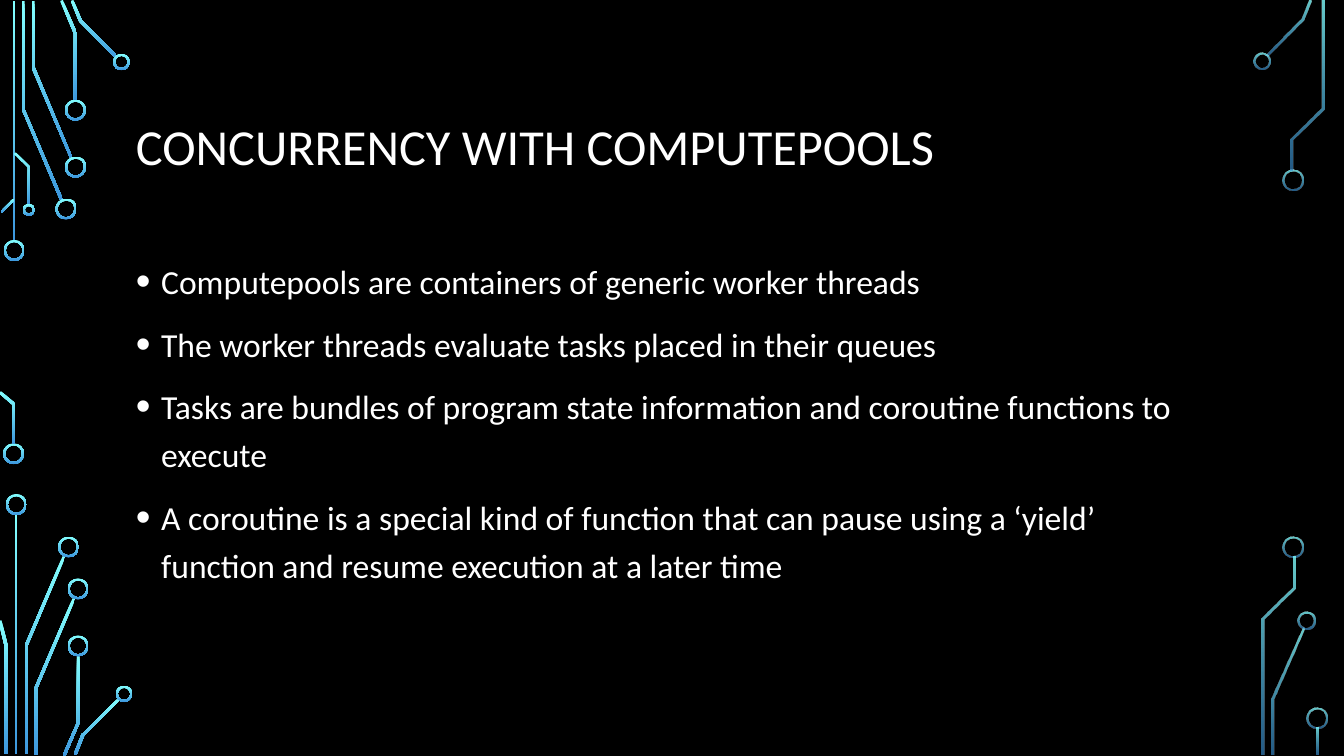
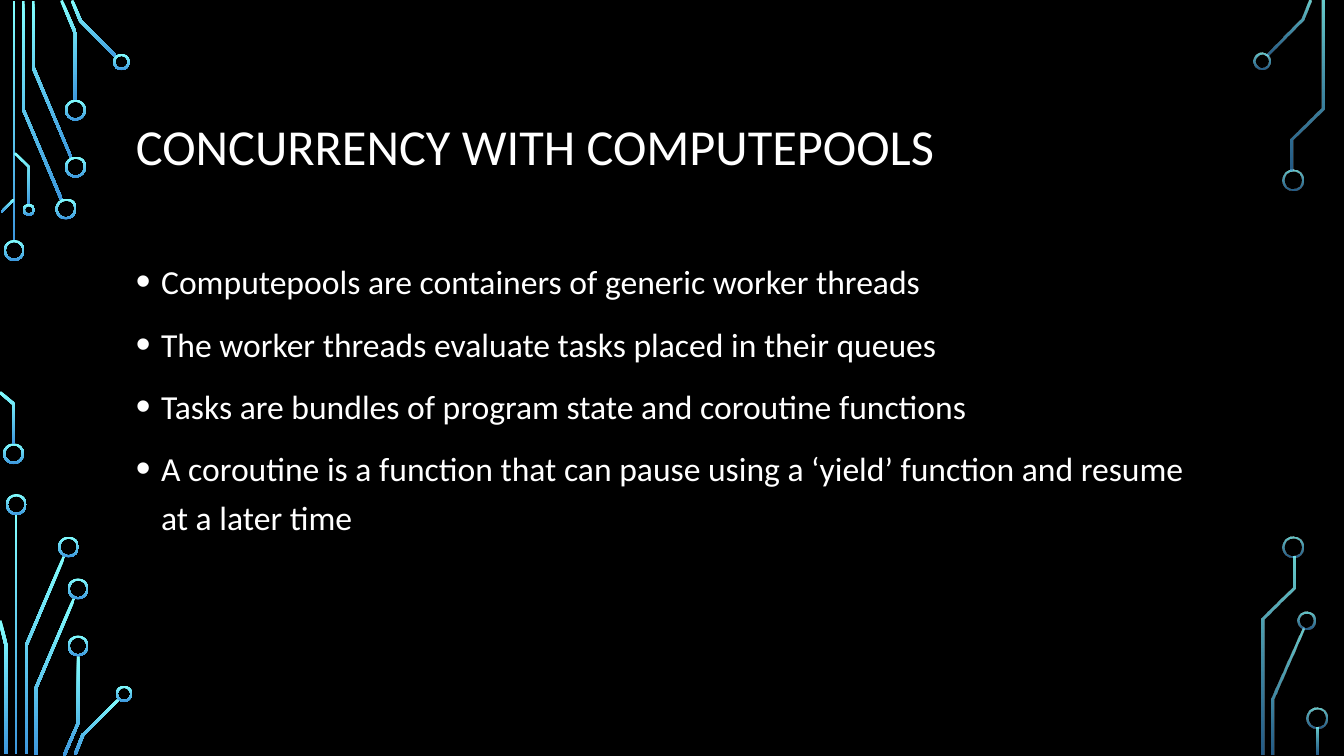
Before and after one commit to durandaltheta/3, a slide deck: slide 14 of DFC3.pptx. Drawn at 1344x756 pixels with LibreOffice and Linux fonts; fonts in the diff are those of the drawing; background and template pictures are left out. Boxes give left, top, right and bottom in pixels: in the first picture for what was removed or moved away, otherwise in the second. Text is boxed around its words. In the diff, an @@ line names an element or a change of style, - is before the commit and + after.

```diff
--- a/DFC3.pptx
+++ b/DFC3.pptx
@@ text at [161, 395, 1183, 531]: text changed @@
-• Tasks are bundles of program state information and coroutine functions to execute
-• A coroutine is a special kind of function that can pause using a ‘yield’ function and resume execution at a later time
+• Tasks are bundles of program state and coroutine functions
+• A coroutine is a function that can pause using a ‘yield’ function and resume at a later time
```
Also in this commit, not shown: 15 other slides changed.
